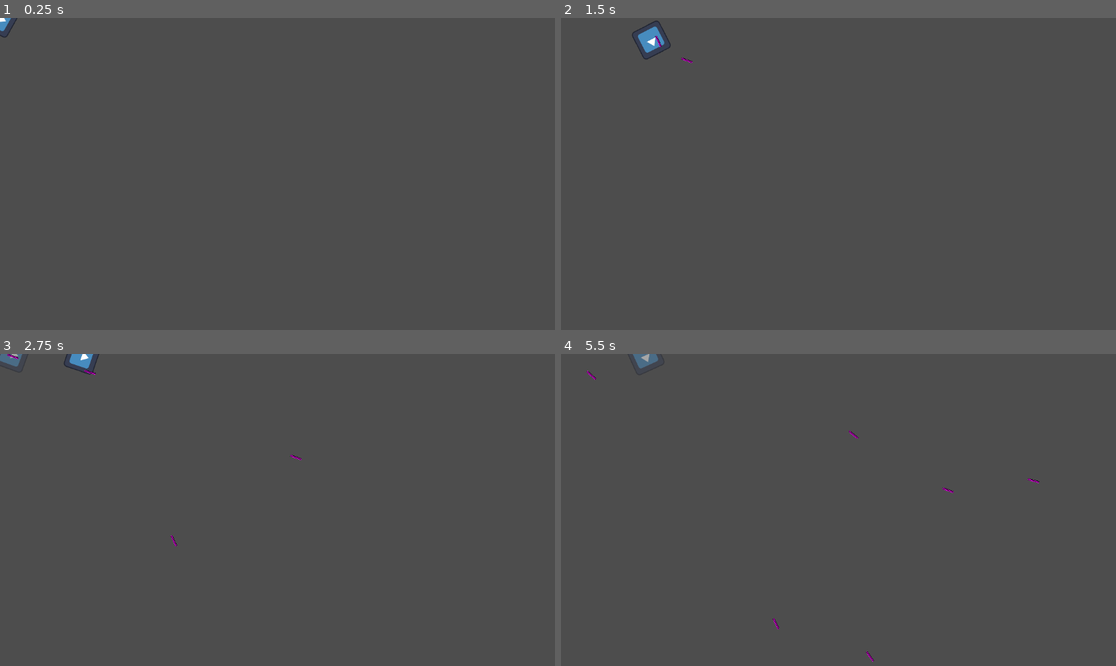
Above: before the commit, frames 1-4 (two rows, left to right).
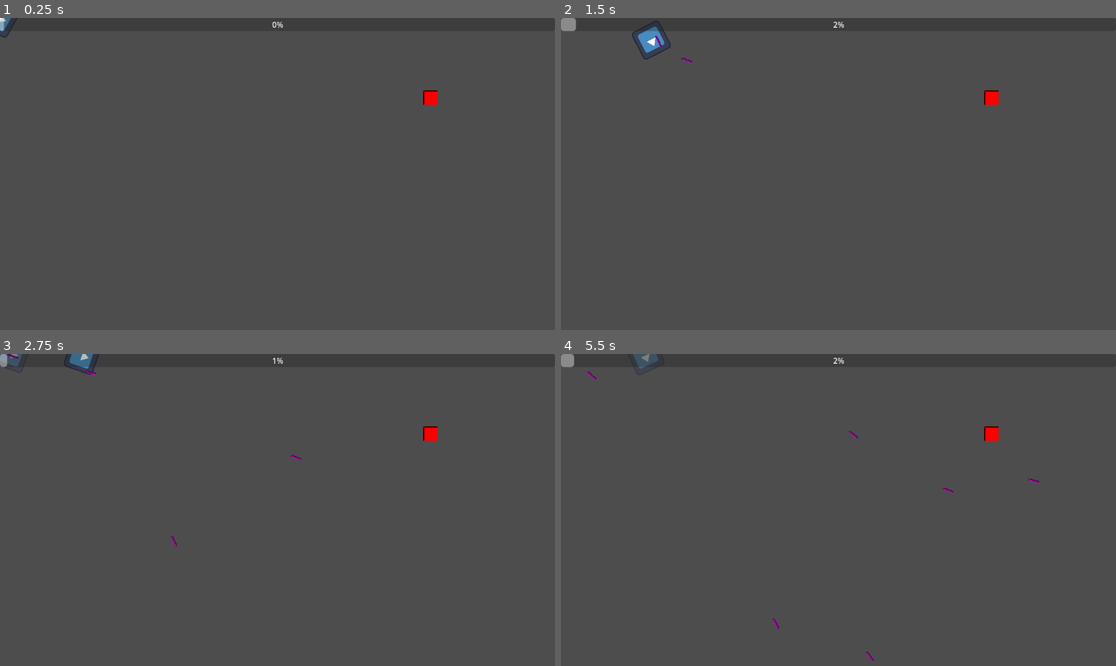
Above: after the commit, the same moments.

Repository: NovaTome/ntgamejam2025
Game: Godot game, scene res://Scenes/root.tscn
Same seed, same stepped clock (60 frames per second), same inputs: the game is played once before the commit and once after it. The engine's default icon, where the game draws it, is replaced by a stand-in: a white triangle on a blue panel in a dark square.
Inputs (mouse positions are in pixels of both pictures, inside the frame that each line leads up to):
- Up to frame 1 (0.25 s): no input
- Up to frame 2 (1.5 s): tap Enter at 0.5 s; move the mouse to (960, 158) at 0.52 s; hold D (right) 0.53-1.28 s; tap Space (fire) at 0.6, 1.35 s; move the mouse to (727, 189) at 1.27 s; hold S (down) from 1.28 s (still down)
- Up to frame 3 (2.75 s): move the mouse to (333, 441) at 2.02 s; release S (down) at 2.03 s; hold D (right) from 2.03 s (still down); hold X (spawn) from 2.03 s (still down); tap Space (fire) at 2.3 s
- Up to frame 4 (5.5 s): move the mouse to (810, 572) at 2.77 s; release D (right) at 2.78 s; release X (spawn) at 2.78 s; hold W (up) 2.78-3.53 s; tap Space (fire) at 2.85, 3.6, 4.55, 5.1 s; move the mouse to (1005, 556) at 3.52 s; hold A (left) 3.53-5.03 s; move the mouse to (672, 463) at 4.27 s; tap X (spawn) at 4.35 s; move the mouse to (866, 510) at 5.02 s; hold S (down) from 5.03 s (still down)

The runs differ from the first frame. In frame 1, 0.2% of the frame differs, in the area x 0-79%, y 0-28%; in frame 2, 0.3%; in frame 3, 0.4%; in frame 4, 0.4%.

Commit message:
Add basic enemy + framework for future enemies

Diff:
--- /dev/null
+++ b/Scenes/Entities/Enemies/regular_enemy.tscn
@@ -0,0 +1,31 @@
+[gd_scene load_steps=6 format=3 uid="uid://c3s13cnlrktl0"]
+
+[ext_resource type="PackedScene" uid="uid://ddknmqi5sb88o" path="res://Scenes/Entities/enemy.tscn" id="1_efbp4"]
+
+[sub_resource type="PlaceholderTexture2D" id="PlaceholderTexture2D_owvky"]
+size = Vector2(30, 30)
+
+[sub_resource type="CircleShape2D" id="CircleShape2D_efbp4"]
+radius = 371.0
+
+[sub_resource type="CircleShape2D" id="CircleShape2D_owvky"]
+radius = 65.0308
+
+[sub_resource type="RectangleShape2D" id="RectangleShape2D_efbp4"]
+size = Vector2(30, 30)
+
+[node name="RegularEnemy" instance=ExtResource("1_efbp4")]
+
+[node name="Sprite2D" parent="." index="0"]
+texture = SubResource("PlaceholderTexture2D_owvky")
+
+[node name="CollisionShape2D" type="CollisionShape2D" parent="AggroRange" index="0"]
+shape = SubResource("CircleShape2D_efbp4")
+
+[node name="CollisionShape2D" type="CollisionShape2D" parent="AttackRange" index="0"]
+shape = SubResource("CircleShape2D_owvky")
+
+[node name="CollisionShape2D" type="CollisionShape2D" parent="." index="3"]
+shape = SubResource("RectangleShape2D_efbp4")
+
+[connection signal="body_exited" from="AggroRange" to="." method="_on_aggro_range_body_exited"]
--- /dev/null
+++ b/Scenes/Entities/enemy.tscn
@@ -0,0 +1,21 @@
+[gd_scene load_steps=3 format=3 uid="uid://ddknmqi5sb88o"]
+
+[ext_resource type="Script" uid="uid://bktap66c1hvla" path="res://Scripts/Entities/enemy.gd" id="1_o6kgl"]
+[ext_resource type="Texture2D" uid="uid://yup846x5e2qf" path="res://icon.svg" id="1_r2gkr"]
+
+[node name="Enemy" type="CharacterBody2D"]
+script = ExtResource("1_o6kgl")
+
+[node name="Sprite2D" type="Sprite2D" parent="."]
+modulate = Color(1, 0, 0, 1)
+texture = ExtResource("1_r2gkr")
+
+[node name="AggroRange" type="Area2D" parent="."]
+
+[node name="AttackRange" type="Area2D" parent="."]
+
+[node name="AttackTimer" type="Timer" parent="."]
+one_shot = true
+
+[connection signal="body_entered" from="AggroRange" to="." method="_on_aggro_range_body_entered"]
+[connection signal="body_entered" from="AttackRange" to="." method="_on_attack_range_body_entered"]
--- a/Scenes/Entities/ghost.tscn
+++ b/Scenes/Entities/ghost.tscn
@@ -7,8 +7,9 @@
 [sub_resource type="RectangleShape2D" id="RectangleShape2D_n2t0o"]
 size = Vector2(62, 65)
 
-[node name="GhostPath" type="CharacterBody2D"]
+[node name="Ghost" type="CharacterBody2D"]
 collision_layer = 2
+collision_mask = 0
 script = ExtResource("1_e3r4w")
 
 [node name="Sprite2D" type="Sprite2D" parent="."]
--- a/Scenes/Entities/player.tscn
+++ b/Scenes/Entities/player.tscn
@@ -8,7 +8,7 @@
 size = Vector2(55, 56)
 
 [node name="Player" type="CharacterBody2D"]
-collision_layer = 2
+collision_mask = 0
 script = ExtResource("1_cvnsp")
 
 [node name="Sprite2D" type="Sprite2D" parent="."]
--- a/Scenes/Entities/projectile.tscn
+++ b/Scenes/Entities/projectile.tscn
@@ -9,6 +9,7 @@
 size = Vector2(24, 4)
 
 [node name="Projectile" type="Area2D"]
+collision_layer = 3
 collision_mask = 3
 script = ExtResource("1_apwt2")
 
--- /dev/null
+++ b/Scenes/UI/gui.tscn
@@ -0,0 +1,20 @@
+[gd_scene load_steps=2 format=3 uid="uid://ciq371u7ni228"]
+
+[ext_resource type="Script" uid="uid://dblvl5rd8204o" path="res://Scripts/UI/gui.gd" id="1_vqpta"]
+
+[node name="GUI" type="CanvasLayer"]
+script = ExtResource("1_vqpta")
+
+[node name="ProgressBar" type="ProgressBar" parent="."]
+anchors_preset = 10
+anchor_right = 1.0
+offset_bottom = 27.0
+grow_horizontal = 2
+max_value = 60.0
+metadata/_edit_use_anchors_ = true
+
+[node name="Timer" type="Timer" parent="."]
+wait_time = 0.2
+autostart = true
+
+[connection signal="timeout" from="Timer" to="." method="_on_timer_timeout"]
--- a/Scenes/root.tscn
+++ b/Scenes/root.tscn
@@ -1,10 +1,10 @@
-[gd_scene load_steps=5 format=3 uid="uid://caaf4rvngrwuc"]
+[gd_scene load_steps=6 format=3 uid="uid://caaf4rvngrwuc"]
 
 [ext_resource type="Script" uid="uid://4lcqyy5f7tj2" path="res://Scripts/Managers/self_management.gd" id="1_vnucn"]
 [ext_resource type="PackedScene" uid="uid://bqvhoyc8hm3u0" path="res://Scenes/Entities/ghost.tscn" id="2_4g5cr"]
+[ext_resource type="PackedScene" uid="uid://ciq371u7ni228" path="res://Scenes/UI/gui.tscn" id="3_4g5cr"]
 [ext_resource type="PackedScene" uid="uid://cqcub1i5w633w" path="res://Scenes/Entities/player.tscn" id="3_vnucn"]
-
-[sub_resource type="Curve2D" id="Curve2D_pq8q7"]
+[ext_resource type="PackedScene" uid="uid://c3s13cnlrktl0" path="res://Scenes/Entities/Enemies/regular_enemy.tscn" id="5_4g5cr"]
 
 [node name="Root" type="Node2D"]
 
@@ -12,7 +12,11 @@
 script = ExtResource("1_vnucn")
 ghost_scene = ExtResource("2_4g5cr")
 
+[node name="GUI" parent="SelfManagement" instance=ExtResource("3_4g5cr")]
+
 [node name="Player" parent="SelfManagement" instance=ExtResource("3_vnucn")]
 
-[node name="PlayerPath" type="Path2D" parent="SelfManagement"]
-curve = SubResource("Curve2D_pq8q7")
+[node name="RegularEnemy" parent="SelfManagement" instance=ExtResource("5_4g5cr")]
+position = Vector2(893, 165)
+
+[connection signal="timerUp" from="SelfManagement/GUI" to="SelfManagement" method="_on_gui_timer_up"]
--- a/Scripts/Entities/command_node.gd
+++ b/Scripts/Entities/command_node.gd
@@ -11,7 +11,7 @@
 		else: printerr("No CharacterBody assigned to Command Node!")
 
 func processCommand(cmd:Command) -> void:
-	var manager:SelfManagement = character.get_parent()
+	var manager:SelfManagement = character.manager
 	character.movement_direction = Vector2.ZERO
 	for i:String in cmd.inputs:
 		match i:
@@ -24,6 +24,6 @@
 			"right":
 				character.movement_direction.x = 1
 			"fire":
-				if not cmd.singleUse: manager.fire_shot(character,cmd.pos)
+				if not cmd.singleUse: manager.fire_shot(character,cmd.pos,Projectile.TYPES.ENEMY if character is Player else Projectile.TYPES.ENEMY_GHOST)
 	character.movement_direction = character.movement_direction.normalized()
 	cmd.singleUse = true
--- /dev/null
+++ b/Scripts/Entities/enemy.gd
@@ -0,0 +1,56 @@
+extends CharacterBody2D
+class_name Enemy
+
+var manager:SelfManagement
+
+@export var canTargetPlayer:bool = true
+@export var canTargetGhosts:bool = true
+
+@onready var aggro_range: Area2D = $AggroRange
+@onready var attack_range: Area2D = $AttackRange
+@onready var attack_timer: Timer = $AttackTimer
+
+var target:CharacterBody2D
+
+var movement_direction: Vector2 = Vector2.ZERO
+@export var speed: int = 125
+@export var projectileType:Projectile.TYPES = Projectile.TYPES.REGULAR
+
+func _ready() -> void:
+	if get_parent() is SelfManagement:
+		manager = get_parent()
+	else:
+		printerr("Enemy has no manager!")
+		queue_free()
+		return
+
+func _process(delta: float) -> void:
+	movement_direction = Vector2.ZERO
+	if target != null and not attack_range.get_overlapping_bodies().has(target):
+		movement_direction = global_position.direction_to(target.global_position).normalized()
+	elif target != null and attack_range.get_overlapping_bodies().has(target) and attack_timer.is_stopped():
+		manager.fire_shot(self,target.global_position,projectileType)
+		attack_timer.start()
+
+func _physics_process(delta: float) -> void:
+	self.velocity = movement_direction * speed
+	move_and_slide()
+
+func canTargetBody(body: Node2D) -> bool:
+	return (body is Ghost and canTargetGhosts) or (body is Player and canTargetPlayer)
+
+func _on_aggro_range_body_entered(body: Node2D) -> void:
+	if canTargetBody(body):
+		print("Bastard is in my sights")
+		if target == null:
+			target = body
+
+
+func _on_attack_range_body_entered(body: Node2D) -> void:
+	if canTargetBody(body) and target == body:
+		print("Chat shoot this guy")
+
+
+func _on_aggro_range_body_exited(body: Node2D) -> void:
+	if body == target:
+		target = null
--- a/Scripts/Entities/ghost.gd
+++ b/Scripts/Entities/ghost.gd
@@ -5,6 +5,8 @@
 @onready var sprite_2d: Sprite2D = $Sprite2D
 @export var speed: int = 250
 @onready var command_node: CommandNode = $CommandNode
+
+var manager:SelfManagement
 
 #List of commands for the Ghost to use
 var commands:Array[Command]
@@ -18,6 +20,13 @@
 	if commands.size() == 0:
 		printerr("Ghost has no commands!")
 		queue_free()
+		return
+	if get_parent() is SelfManagement:
+		manager = get_parent()
+	else:
+		printerr("Ghost has no manager!")
+		queue_free()
+		return
 
 func _process(delta: float) -> void:
 	movement_direction = Vector2.ZERO
--- a/Scripts/Entities/player.gd
+++ b/Scripts/Entities/player.gd
@@ -7,6 +7,12 @@
 var movement_direction: Vector2 = Vector2.ZERO
 @export var speed: int = 250
 @onready var command_node: CommandNode = $CommandNode
+var manager:SelfManagement
+
+func _ready() -> void:
+	if get_parent() is SelfManagement:
+		manager = get_parent()
+	else: printerr("Player does not have a manager!")
 
 # used to determine if next life tick should record fire
 var _unrecorded_fire: bool = false
--- a/Scripts/Entities/projectile.gd
+++ b/Scripts/Entities/projectile.gd
@@ -1,5 +1,13 @@
 extends Area2D
 class_name Projectile
+
+enum TYPES {
+	REGULAR, #No homing, ghosts can block
+	GHOST, # No homing, ghosts can't block
+	PLAYER,  # Homing, ghosts need to block
+	ENEMY, # Player projectile, can't hit ghost enemies, homing enemies can only be hit by players
+	ENEMY_GHOST #Ghost projectile, can't hit homing enemies, ghost enemies can only be hit by ghosts
+}
 
 signal hit(target)
 @onready var sprite_2d: Sprite2D = $Sprite2D
@@ -9,6 +17,7 @@
 var shooter:CharacterBody2D
 
 @export var speed:float = 5.0
+@export var type:TYPES = TYPES.REGULAR
 var velocity
 
 func _ready() -> void:
@@ -30,8 +39,11 @@
 	var deltaY = abs(lastChange.y + change.y)
 	return deltaX < 0.01 && deltaY < 0.01
 
+func canHitBody(body:CharacterBody2D) -> bool:
+	return body is Player or (body is Ghost and type != TYPES.GHOST) or (body is Enemy and (type == TYPES.ENEMY or type == TYPES.ENEMY_GHOST))
+
 func _on_body_entered(body: Node2D) -> void:
-	if body != shooter:
+	if body != shooter and canHitBody(body):
 		hit.emit(body)
 		queue_free()
 
--- a/Scripts/Managers/self_management.gd
+++ b/Scripts/Managers/self_management.gd
@@ -2,6 +2,7 @@
 extends Node2D
 
 @onready var player: Player = $Player
+@onready var gui:GUI = $GUI
 
 @export var ghost_scene: PackedScene
 @export var projectile_scene:PackedScene = preload("res://Scenes/Entities/projectile.tscn")
@@ -63,15 +64,17 @@
 	new_ghost.commands = clone_bio()
 	add_child(new_ghost)
 
-func fire_shot(executor:CharacterBody2D, pos: Vector2) -> void:
+func fire_shot(executor:CharacterBody2D, pos: Vector2, type:Projectile.TYPES) -> void:
 	var proj:Projectile = projectile_scene.instantiate()
 	proj.shooter = executor
 	proj.global_position = executor.global_position
 	proj.destination = pos
+	proj.type = type
 	add_child(proj)
 
 func handlePlayerDeath() -> void:
 	spawn_ghost()
+	gui.resetProgress()
 	bio.clear()
 	currentTicks = 0
 	inputTickStart = 0
@@ -88,3 +91,7 @@
 	if _rotation != currentRotation:
 		rotations.append({"rotation":_rotation,"tick":currentTicks})
 	currentRotation = _rotation
+
+
+func _on_gui_timer_up() -> void:
+	player.die()
--- /dev/null
+++ b/Scripts/UI/gui.gd
@@ -0,0 +1,14 @@
+extends CanvasLayer
+class_name GUI
+@onready var progress_bar: ProgressBar = $ProgressBar
+
+signal timerUp()
+
+func _on_timer_timeout() -> void:
+	progress_bar.value+=0.2
+	if progress_bar.value == 60:
+		timerUp.emit()
+		resetProgress()
+
+func resetProgress() -> void:
+	progress_bar.value = 0
--- a/project.godot
+++ b/project.godot
@@ -51,3 +51,8 @@
 "events": [Object(InputEventKey,"resource_local_to_scene":false,"resource_name":"","device":-1,"window_id":0,"alt_press …(191 unchanged characters)…
 ]
 }
+
+[layer_names]
+
+2d_physics/layer_1="Player"
+2d_physics/layer_2="Ghosts"
Not shown, added: Scripts/Entities/enemy.gd.uid
Not shown, added: Scripts/UI/gui.gd.uid
